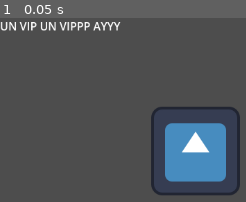
Above: before the commit, frame 1.
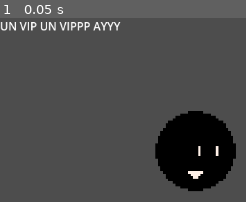
Above: after the commit, the same moment.

Repository: christian-buco/Brackeys_gamejam_2026_1
Game: Godot game, scene res://scenes/main.tscn
The game is run twice, just before and just after one commit, with the same random seed, the same clock (stepped at 60 frames per second) and the same inputs. The engine's default icon, where the game draws it, is replaced by a stand-in: a white triangle on a blue panel in a dark square.
Inputs:
- Up to frame 1 (0.05 s): no input

The runs differ from the first frame. In frame 1, 13% of the frame differs, in the area x 61-98%, y 48-97%.

Commit message:
changed player look to circle

Diff:
--- a/project.godot
+++ b/project.godot
@@ -21,6 +21,7 @@
 
 [rendering]
 
+textures/canvas_textures/default_texture_filter=0
 rendering_device/driver.windows="d3d12"
 renderer/rendering_method="gl_compatibility"
 renderer/rendering_method.mobile="gl_compatibility"
--- a/scenes/main.tscn
+++ b/scenes/main.tscn
@@ -1,9 +1,9 @@
 [gd_scene format=3 uid="uid://cfydhcnxkeus7"]
 
-[ext_resource type="Texture2D" uid="uid://co3m4rurknsj7" path="res://icon.svg" id="1_o5qli"]
+[ext_resource type="Texture2D" uid="uid://bimewtxr1abty" path="res://Assets/player.png" id="1_o5qli"]
 
-[sub_resource type="RectangleShape2D" id="RectangleShape2D_0wfyh"]
-size = Vector2(120, 112)
+[sub_resource type="CircleShape2D" id="CircleShape2D_o5qli"]
+radius = 56.0
 
 [node name="Main" type="Node2D" unique_id=1342932990]
 
@@ -16,7 +16,9 @@
 position = Vector2(282, 192)
 
 [node name="Sprite2D" type="Sprite2D" parent="CharacterBody2D" unique_id=14293429]
+scale = Vector2(3.625, 3.625)
 texture = ExtResource("1_o5qli")
+hframes = 4
 
 [node name="CollisionShape2D" type="CollisionShape2D" parent="CharacterBody2D" unique_id=1149852454]
-shape = SubResource("RectangleShape2D_0wfyh")
+shape = SubResource("CircleShape2D_o5qli")
Binary file changed: Assets/player.png
Not shown, added: Assets/player.png.import
